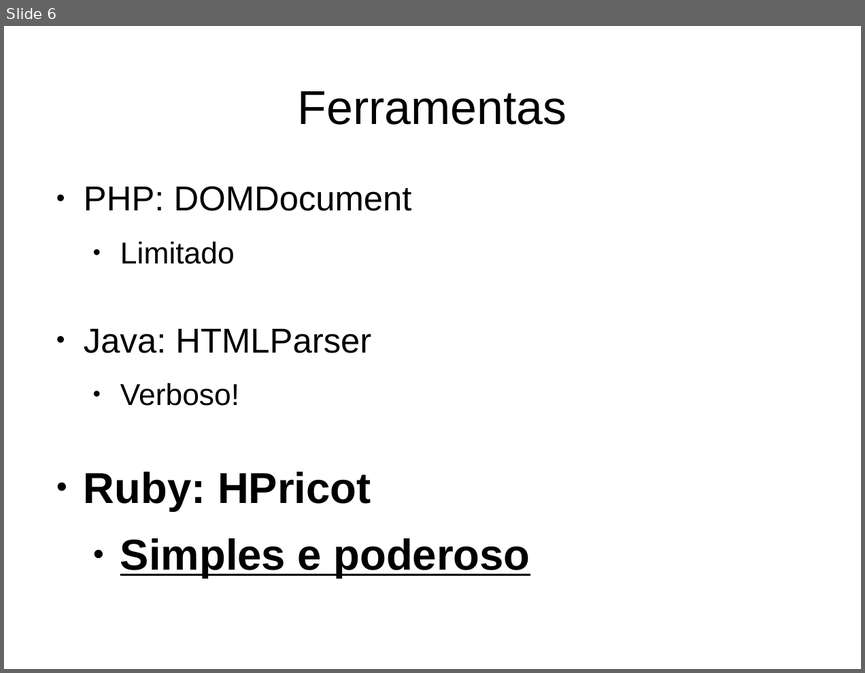
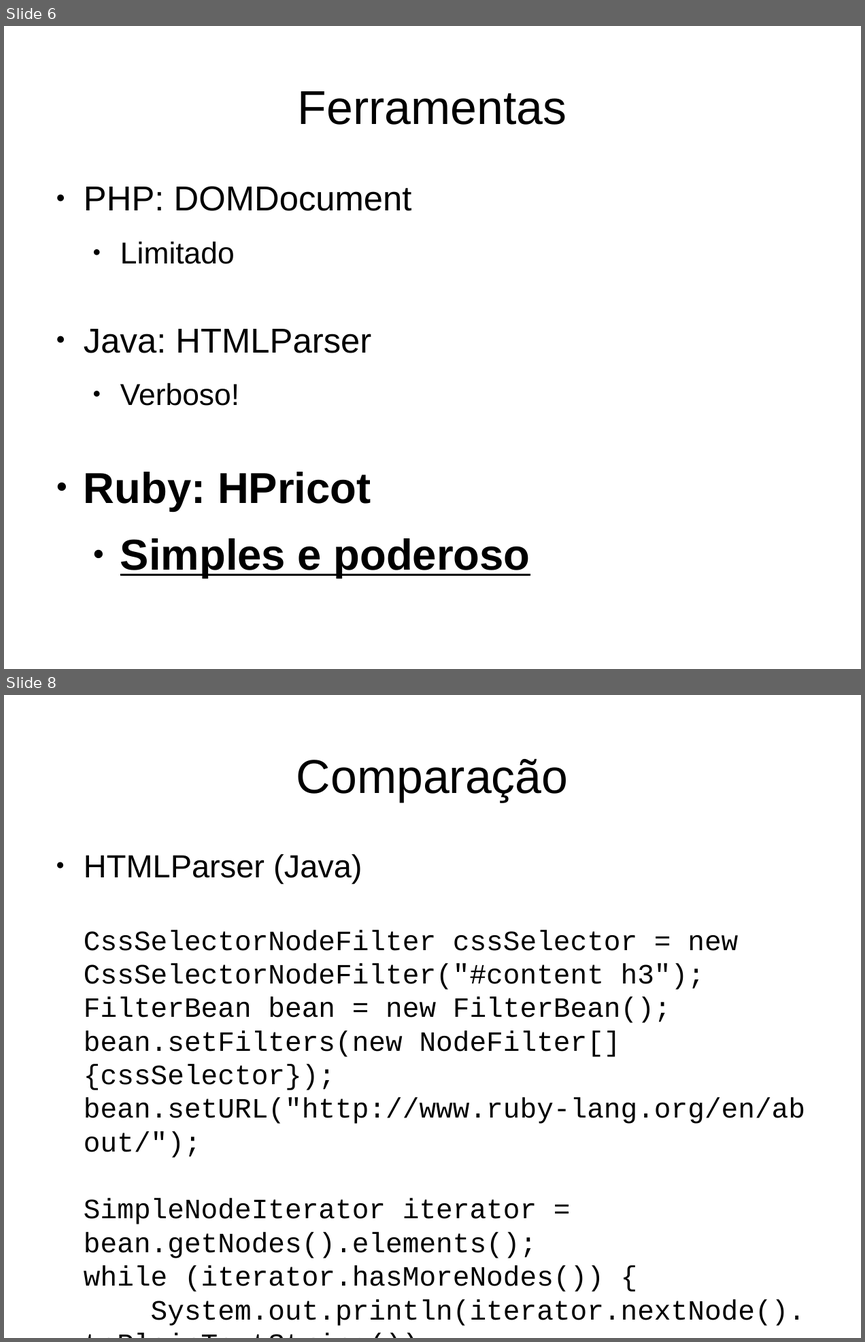
Before and after one commit to jonasfa/hpricot_gurusp, a slide deck: Hpricot guru-sp.odp. Shown one above the other, each under a label of ours: slide 6 before the commit, slides 6 and 8 after it; the slides between them are not shown. The pictures are 865x673 and 865x1342 pixels, drawn with LibreOffice and Linux fonts; fonts in the diff are those of the drawing; background and template pictures are left out. Boxes give left, top, right and bottom in pixels: in the first picture for what was removed or moved away, otherwise in the second. Text is boxed around its words. In the diff, an @@ line names an element or a change of style, - is before the commit and + after.

Commit message:
Comparação

```diff
--- a/Hpricot guru-sp.odp
+++ b/Hpricot guru-sp.odp
@@ slide 8 added at (4,695,861,1338), background #FFFFFF @@
@@ title added at (296,759,568,802), 44 pt, text #000000 @@
+Comparação
@@ text added at (84,854,805,1325), 25.9 pt, text #000000 @@
+● HTMLParser (Java)
+  CssSelectorNodeFilter cssSelector = new CssSelectorNodeFilter("#content h3");
+  FilterBean bean = new FilterBean();
+  bean.setFilters(new NodeFilter[] {cssSelector});
+  bean.setURL("http://www.ruby-lang.org/en/about/");
+  SimpleNodeIterator iterator = bean.getNodes().elements();
+  while (iterator.hasMoreNodes()) {
+  System.out.println(iterator.nextNode().toPlainTextString());
+  }
```
Also in this commit, not shown: 1 other slide added, 1 slide removed.
